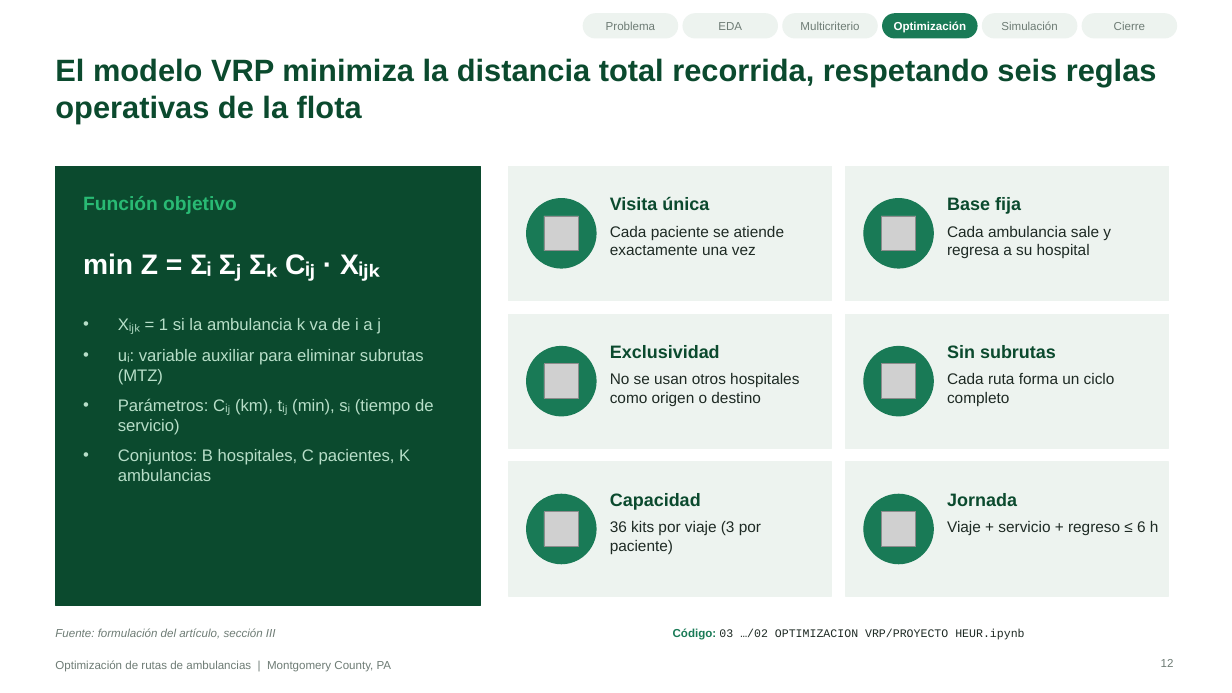
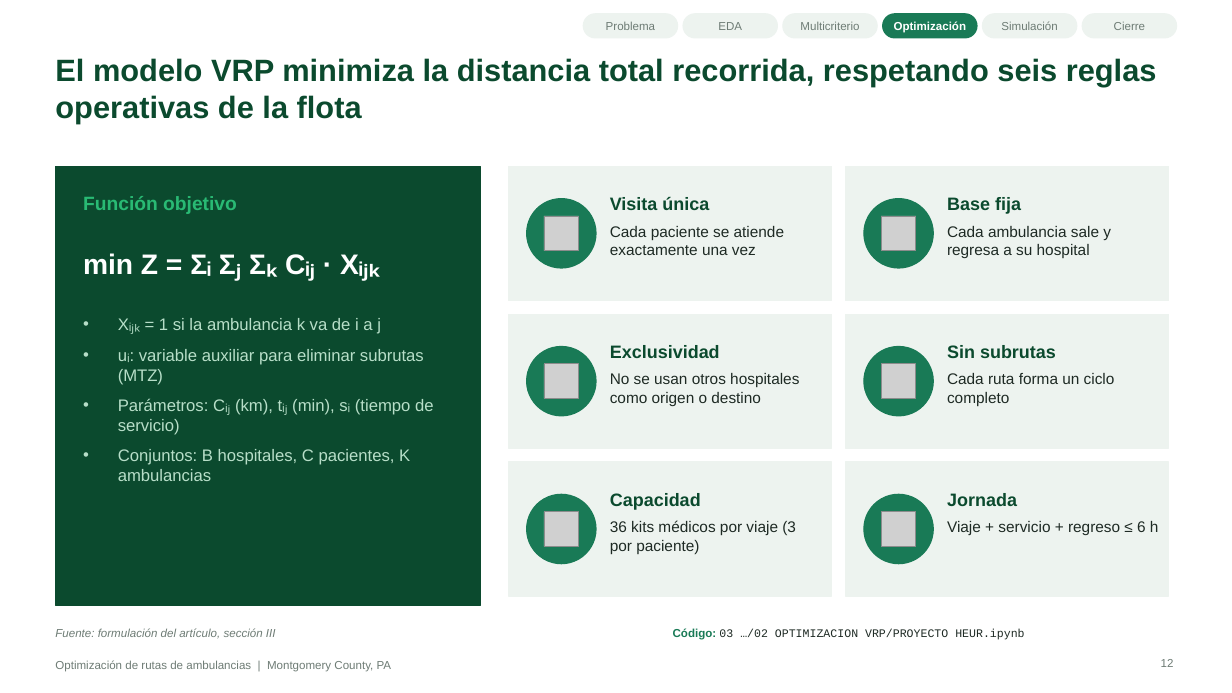
Before and after one commit to juan-aguilera/Proyecto-TDEM, a slide deck: slide 12 of Presentacion_Rutas_Ambulancias.pptx. Drawn at 1232x693 pixels with LibreOffice and Linux fonts; fonts in the diff are those of the drawing; grey boxes stand for pictures; background and template pictures are left out. Boxes give left, top, right and bottom in pixels: in the first picture for what was removed or moved away, otherwise in the second. Text is boxed around its words. In the diff, an @@ line names an element or a change of style, - is before the commit and + after.

```diff
--- a/Presentacion_Rutas_Ambulancias.pptx
+++ b/Presentacion_Rutas_Ambulancias.pptx
@@ text at (610, 520, 796, 554): text changed @@
-36 kits por viaje (3 por paciente)
+36 kits médicos por viaje (3 por paciente)
```
Also in this commit, not shown: 15 other slides changed.
